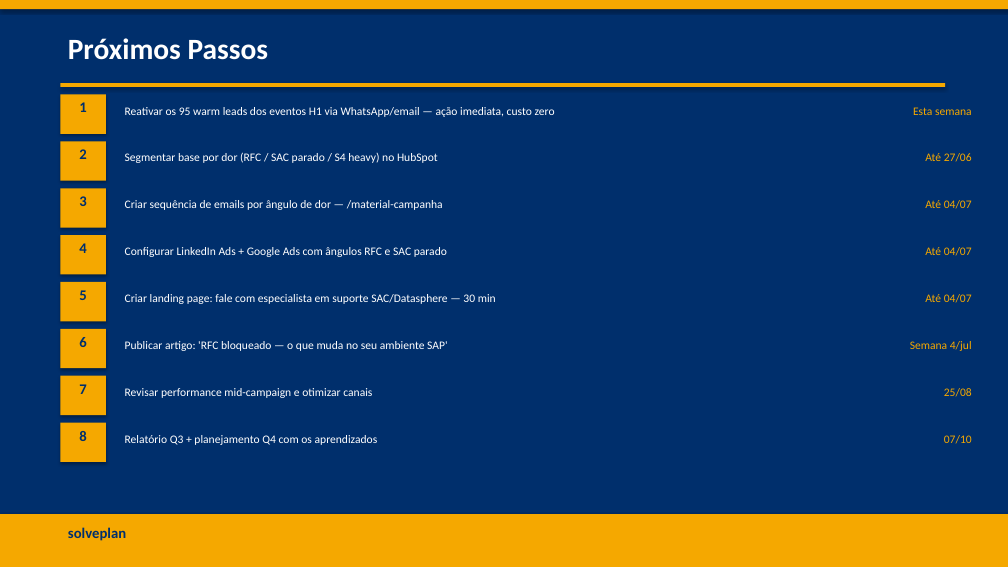
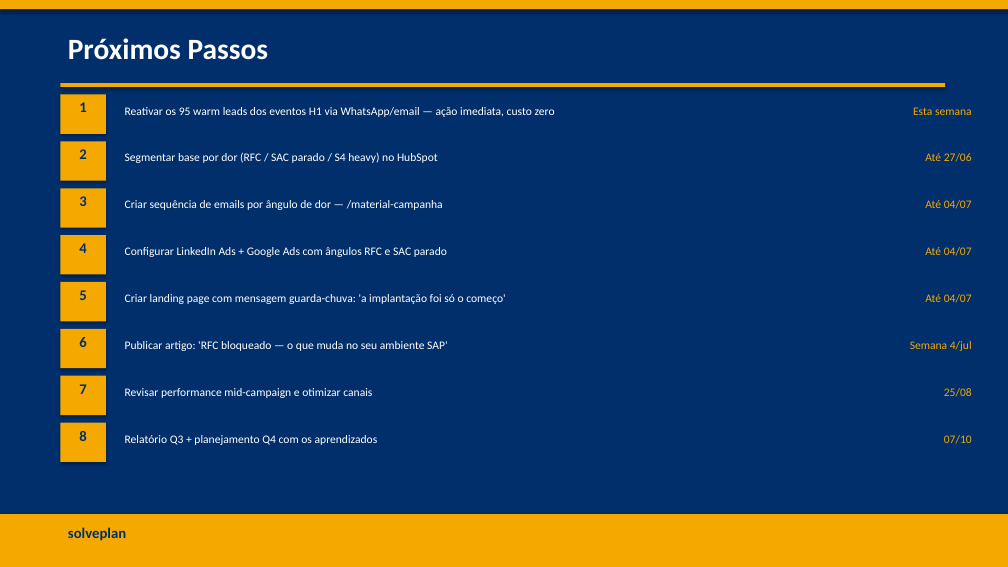
Before and after one commit to frsant96-gif/marketing-agents, a slide deck: slide 10 of marketing/campanhas/fabrica-de-analytics-q3-2026/Fabrica_Analytics_Q3_2026_Campanha.pptx (slide 9 before the commit). Drawn at 1008x567 pixels with LibreOffice and Linux fonts; fonts in the diff are those of the drawing. Boxes give left, top, right and bottom in pixels: in the first picture for what was removed or moved away, otherwise in the second. Text is boxed around its words. In the diff, an @@ line names an element or a change of style, - is before the commit and + after.

```diff
--- a/marketing/campanhas/fabrica-de-analytics-q3-2026/Fabrica_Analytics_Q3_2026_Campanha.pptx
+++ b/marketing/campanhas/fabrica-de-analytics-q3-2026/Fabrica_Analytics_Q3_2026_Campanha.pptx
@@ text at (125, 294, 505, 304): text changed @@
-Criar landing page: fale com especialista em suporte SAC/Datasphere — 30 min
+Criar landing page com mensagem guarda-chuva: 'a implantação foi só o começo'
```
Also in this commit, not shown: 2 other slides changed, 1 slide added, 2 other files.
